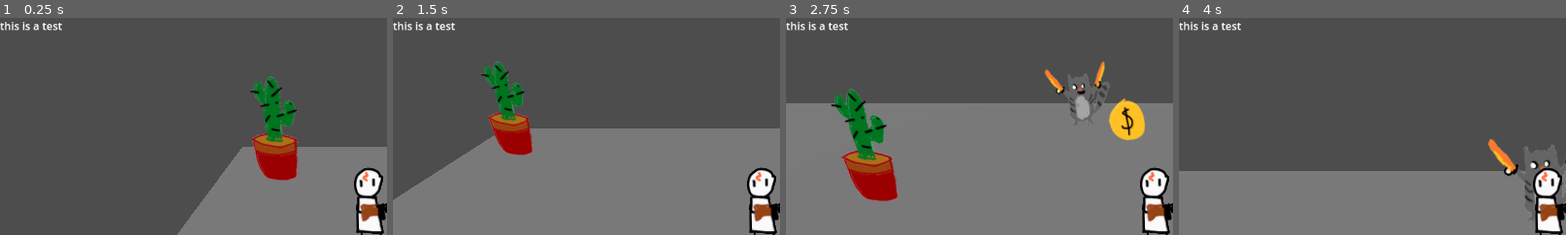
Above: before the commit, frames 1-4 (left to right).
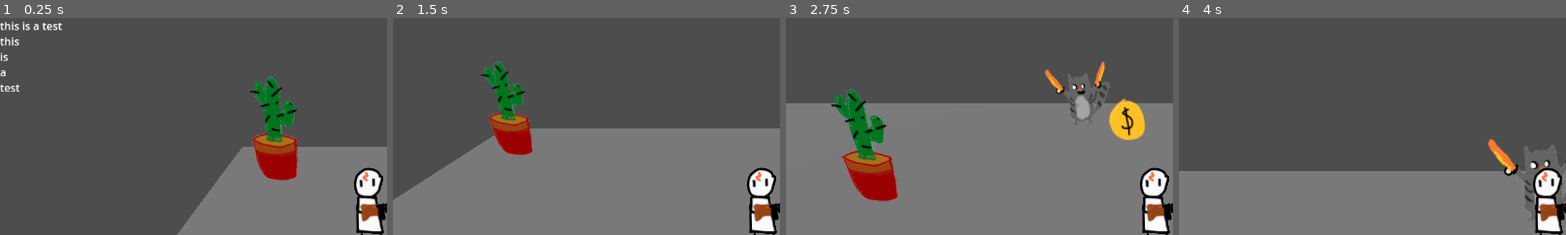
Above: after the commit, the same moments.

Repository: gmuGADIG/DEADSHOT
Game: Godot game, scene res://test_scenes/example_scene.tscn
Same seed, same stepped clock (60 frames per second), same inputs: the game is played once before the commit and once after it.
Inputs:
- Up to frame 1 (0.25 s): no input
- Up to frame 2 (1.5 s): tap Enter at 0.5 s; hold D (move_right) 0.53-1.28 s; hold E (interact) 0.53-1.28 s; hold S (move_down) from 1.28 s (still down); tap E (interact) at 1.35 s
- Up to frame 3 (2.75 s): release S (move_down) at 2.03 s; hold D (move_right) from 2.03 s (still down); hold E (interact) from 2.03 s (still down); tap Space (roll) at 2.1 s
- Up to frame 4 (4 s): release D (move_right) at 2.78 s; release E (interact) at 2.78 s; hold W (move_up) 2.78-3.53 s; tap E (interact) at 2.85 s; hold A (move_left) from 3.53 s (still down); hold E (interact) from 3.53 s (still down)
The pictures show only the part of the screen within x 0-50%, y 0-50%; the shares and areas given below are measured in that part.

The runs differ from the first frame. In frame 1, 0.3% of the frame differs, in the area x 0-6%, y 8-34%; in frame 2, 0.3%, in the area x 0-17%, y 1-6%; in frame 3, 0.3%; in frame 4, 0.3%.

Commit message:
added multiple dialog lines

Diff:
--- a/systems/dialog/dialog.gd
+++ b/systems/dialog/dialog.gd
@@ -2,11 +2,25 @@
 extends Node
 
 @onready var text_box:=$RichTextLabel
+var dialog_lines: Array[String]=[]
+
+func _input(event: InputEvent) -> void:
+	if event.is_action_pressed("interact"): #add fire button input
+		if dialog_lines.is_empty():
+			text_box.visible = false
+			return
+		text_box.text = dialog_lines.pop_front()
 
 #func _ready() -> void:
 	#if not is_inside_tree():
 		#get_tree().root.add_child(self)
 
 func play(timeline:DialogTimeline) -> void:
-	text_box.text=timeline.dialog
+	text_box.visible = true
+	text_box.text = timeline.dialog
+	dialog_lines.assign(timeline.dialog.split("\n"))
+	text_box.text = dialog_lines.pop_front()
+
+
+
 	print(timeline.dialog)
--- a/systems/dialog/dialog.tscn
+++ b/systems/dialog/dialog.tscn
@@ -13,6 +13,14 @@
 
 [node name="RichTextLabel" type="RichTextLabel" parent="."]
 layout_mode = 0
-offset_right = 255.0
-offset_bottom = 82.0
-text = "this is a test"
+offset_right = 564.0
+offset_bottom = 294.0
+bbcode_enabled = true
+text = "this is a test
+this
+is
+a
+test"
+
+[node name="LineTimer" type="Timer" parent="."]
+one_shot = true
--- a/test_scenes/dialog/dialog.tres
+++ b/test_scenes/dialog/dialog.tres
@@ -4,5 +4,9 @@
 
 [resource]
 script = ExtResource("1_22tyn")
-dialog = "Testing123"
+dialog = "line 1
+line 2
+line 3
+line 4
+line 5"
 metadata/_custom_type_script = "uid://rvaetvwo5p3h"
